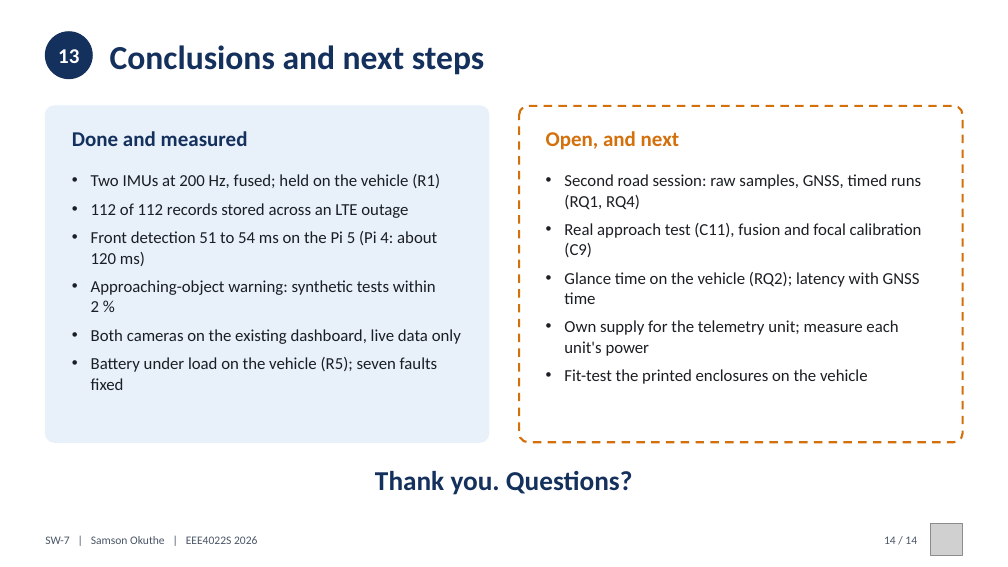
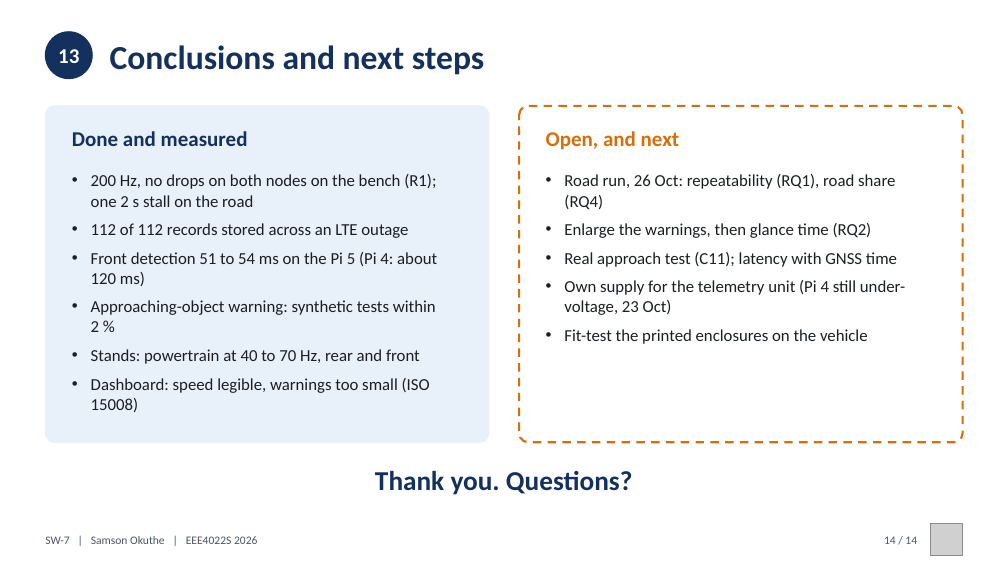
Before and after one commit to 0geder/Tukzie-HPEC-HUD, a slide deck: slide 14 of Presentation/SW7_Final_Presentation.pptx. Drawn at 1008x567 pixels with LibreOffice and Linux fonts; fonts in the diff are those of the drawing; grey boxes stand for pictures. Boxes give left, top, right and bottom in pixels: in the first picture for what was removed or moved away, otherwise in the second. Text is boxed around its words. In the diff, an @@ line names an element or a change of style, - is before the commit and + after.

Commit message:
Presentation: deck and poster updated with the 23 Oct stand runs, mounted calibration, phone GNSS, legibility measurement and the Monday road plan

```diff
--- a/Presentation/SW7_Final_Presentation.pptx
+++ b/Presentation/SW7_Final_Presentation.pptx
@@ text at [91,174,436,207]: text changed @@
-• Two IMUs at 200 Hz, fused; held on the vehicle (R1)
+• 200 Hz, no drops on both nodes on the bench (R1); one 2 s stall on the road
@@ text at [564,174,905,315]: text changed @@
-• Second road session: raw samples, GNSS, timed runs (RQ1, RQ4)
-• Real approach test (C11), fusion and focal calibration (C9)
-• Glance time on the vehicle (RQ2); latency with GNSS time
-• Own supply for the telemetry unit; measure each unit's power
+• Road run, 26 Oct: repeatability (RQ1), road share (RQ4)
+• Enlarge the warnings, then glance time (RQ2)
+• Real approach test (C11); latency with GNSS time
+• Own supply for the telemetry unit (Pi 4 still under-voltage, 23 Oct)
@@ text at [91,349,430,412]: text changed @@
-• Both cameras on the existing dashboard, live data only
-• Battery under load on the vehicle (R5); seven faults fixed
+• Stands: powertrain at 40 to 70 Hz, rear and front
+• Dashboard: speed legible, warnings too small (ISO 15008)
```
Also in this commit, not shown: 7 other slides changed, 6 other files.
